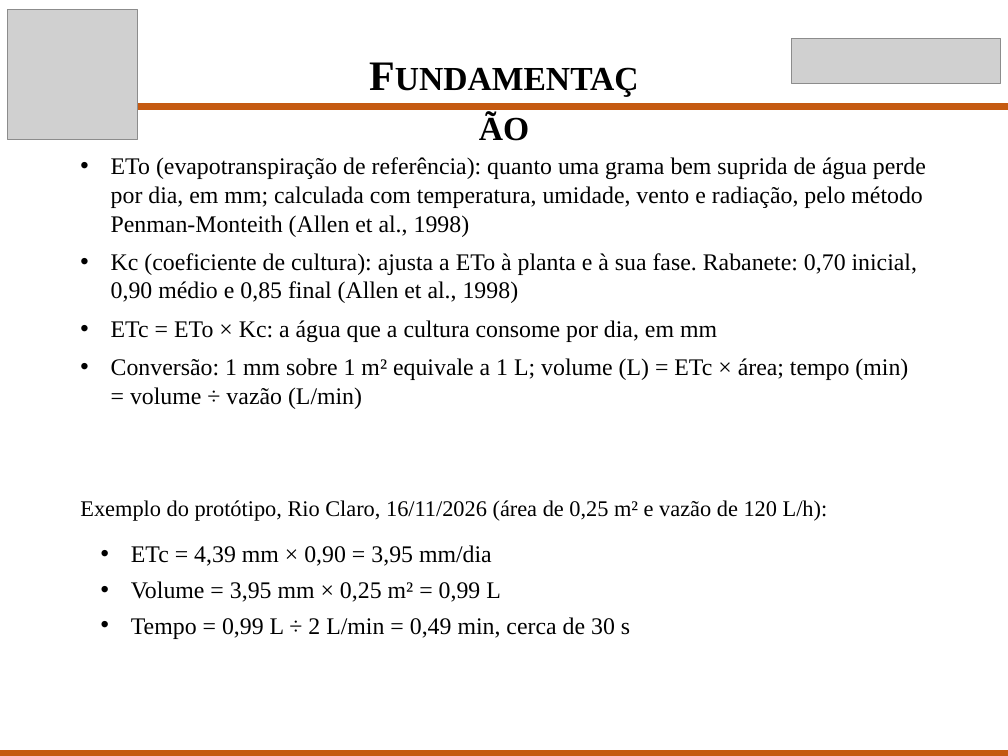
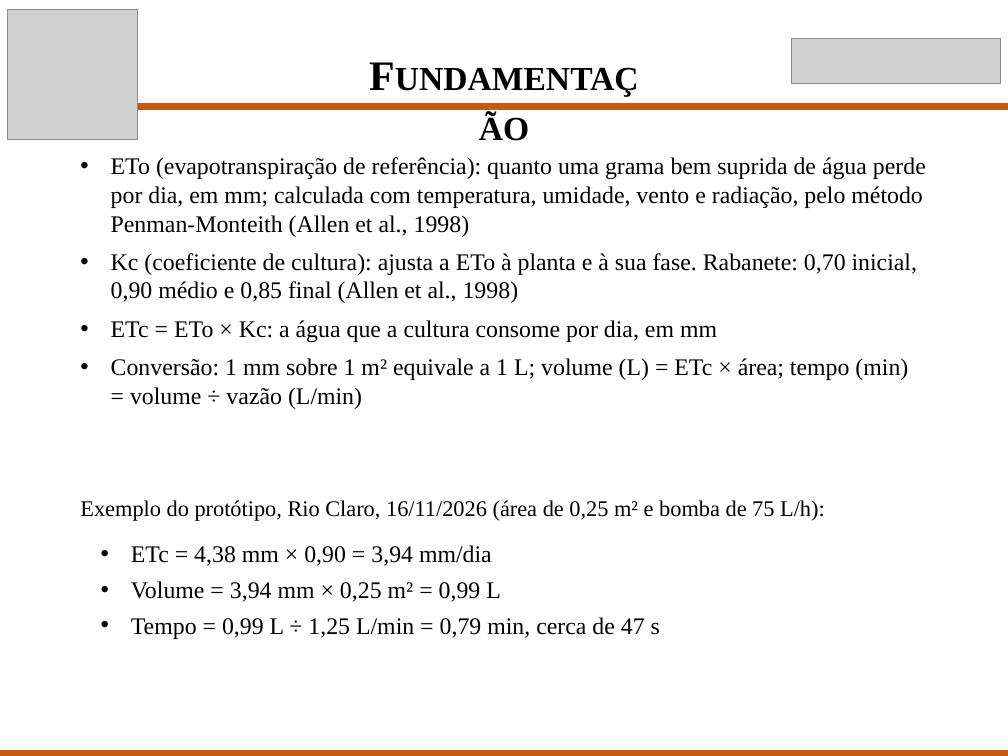
Before and after one commit to Scaglia05/irrigacao-inteligente, a slide deck: slide 5 of docs/p2/Apresentacao_TCC_P2.pptx. Drawn at 1008x756 pixels with LibreOffice and Linux fonts; fonts in the diff are those of the drawing; grey boxes stand for pictures. Boxes give left, top, right and bottom in pixels: in the first picture for what was removed or moved away, otherwise in the second. Text is boxed around its words. In the diff, an @@ line names an element or a change of style, - is before the commit and + after.

Commit message:
Artigo e slides: corrente das bombas, conversores em 5,0 V e vazão da minibomba
Artigo: a calibração prévia passa a incluir a medição da corrente de cada minibomba em funcionamento e o ajuste de cada conversor para 5,0 V com multímetro antes de ligar as bombas (limite de 5 V da JT100), e o Quadro 6 ganha esse critério de aceitação. Slides: o exemplo do slide 5 usa a bomba de 75 L/h (0,99 L em cerca de 47 s) e as imagens do painel no slide 7 foram refeitas com o padrão novo (ETo de 4,38 mm/dia, chuva prevista de 91%).

```diff
--- a/docs/p2/Apresentacao_TCC_P2.pptx
+++ b/docs/p2/Apresentacao_TCC_P2.pptx
@@ text at <box>80,500,825,521</box>: text changed @@
-Exemplo do protótipo, Rio Claro, 16/11/2026 (área de 0,25 m² e vazão de 120 L/h):
+Exemplo do protótipo, Rio Claro, 16/11/2026 (área de 0,25 m² e bomba de 75 L/h):
@@ text at <box>131,545,660,639</box>: text changed @@
-• ETc = 4,39 mm × 0,90 = 3,95 mm/dia
-• Volume = 3,95 mm × 0,25 m² = 0,99 L
-• Tempo = 0,99 L ÷ 2 L/min = 0,49 min, cerca de 30 s
+• ETc = 4,38 mm × 0,90 = 3,94 mm/dia
+• Volume = 3,94 mm × 0,25 m² = 0,99 L
+• Tempo = 0,99 L ÷ 1,25 L/min = 0,79 min, cerca de 47 s
```
Also in this commit, not shown: 1 other slide changed, 2 other files.
